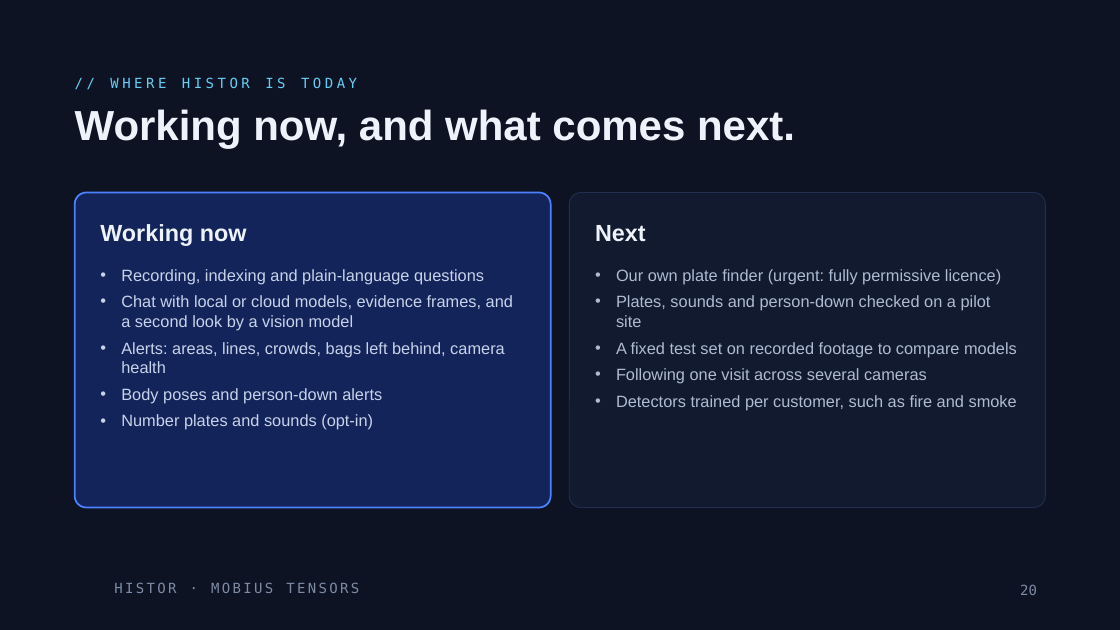
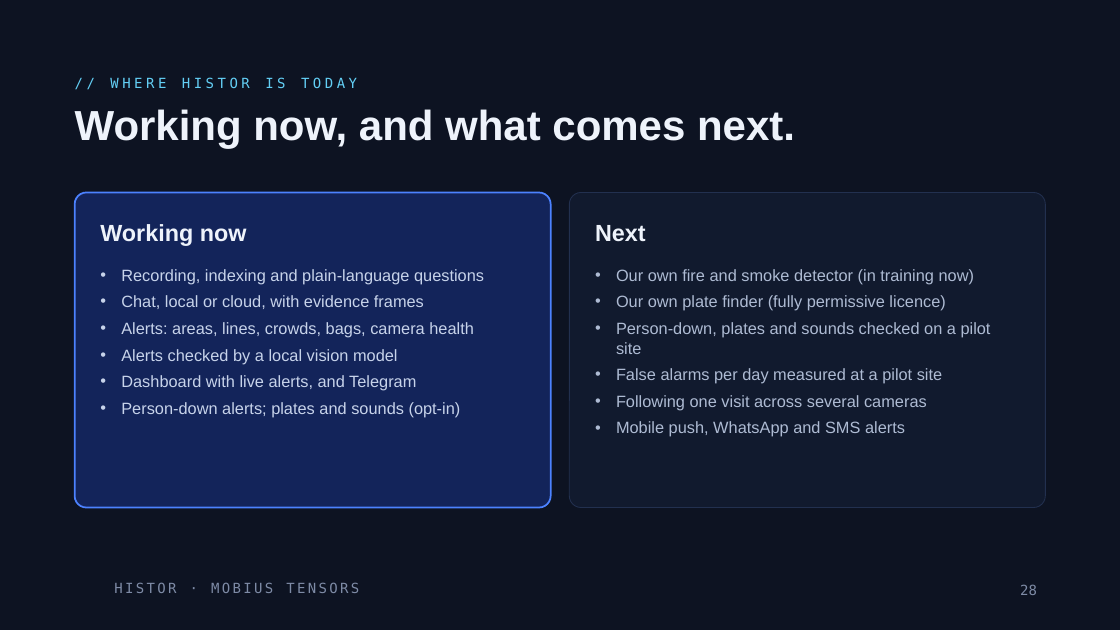
Before and after one commit to rachadlakis/mobius-tensors, a slide deck: slide 28 of projects/histor/docs/Histor.pptx (slide 20 before the commit). Drawn at 1120x630 pixels with LibreOffice and Linux fonts; fonts in the diff are those of the drawing; background and template pictures are left out. Boxes give left, top, right and bottom in pixels: in the first picture for what was removed or moved away, otherwise in the second. Text is boxed around its words. In the diff, an @@ line names an element or a change of style, - is before the commit and + after.

```diff
--- a/projects/histor/docs/Histor.pptx
+++ b/projects/histor/docs/Histor.pptx
@@ text at [616,269,991,384]: text changed @@
-• Our own plate finder (urgent: fully permissive licence)
-• Plates, sounds and person-down checked on a pilot site
-• A fixed test set on recorded footage to compare models
+• Our own fire and smoke detector (in training now)
+• Our own plate finder (fully permissive licence)
+• Person-down, plates and sounds checked on a pilot site
+• False alarms per day measured at a pilot site
@@ text at [121,295,474,417]: text changed @@
-• Chat with local or cloud models, evidence frames, and a second look by a vision model
-• Alerts: areas, lines, crowds, bags left behind, camera health
-• Body poses and person-down alerts
-• Number plates and sounds (opt-in)
+• Chat, local or cloud, with evidence frames
+• Alerts: areas, lines, crowds, bags, camera health
+• Alerts checked by a local vision model
+• Dashboard with live alerts, and Telegram
+• Person-down alerts; plates and sounds (opt-in)
@@ text at [616,421,905,437]: text changed @@
-• Detectors trained per customer, such as fire and smoke
+• Mobile push, WhatsApp and SMS alerts
```
Also in this commit, not shown: 4 other slides changed, 9 slides added, 46 other files.
